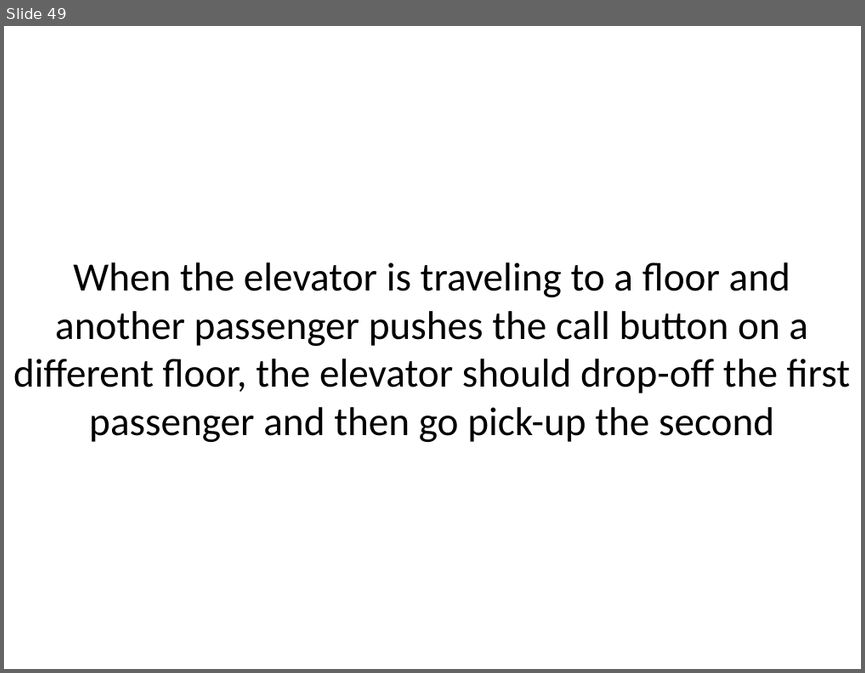
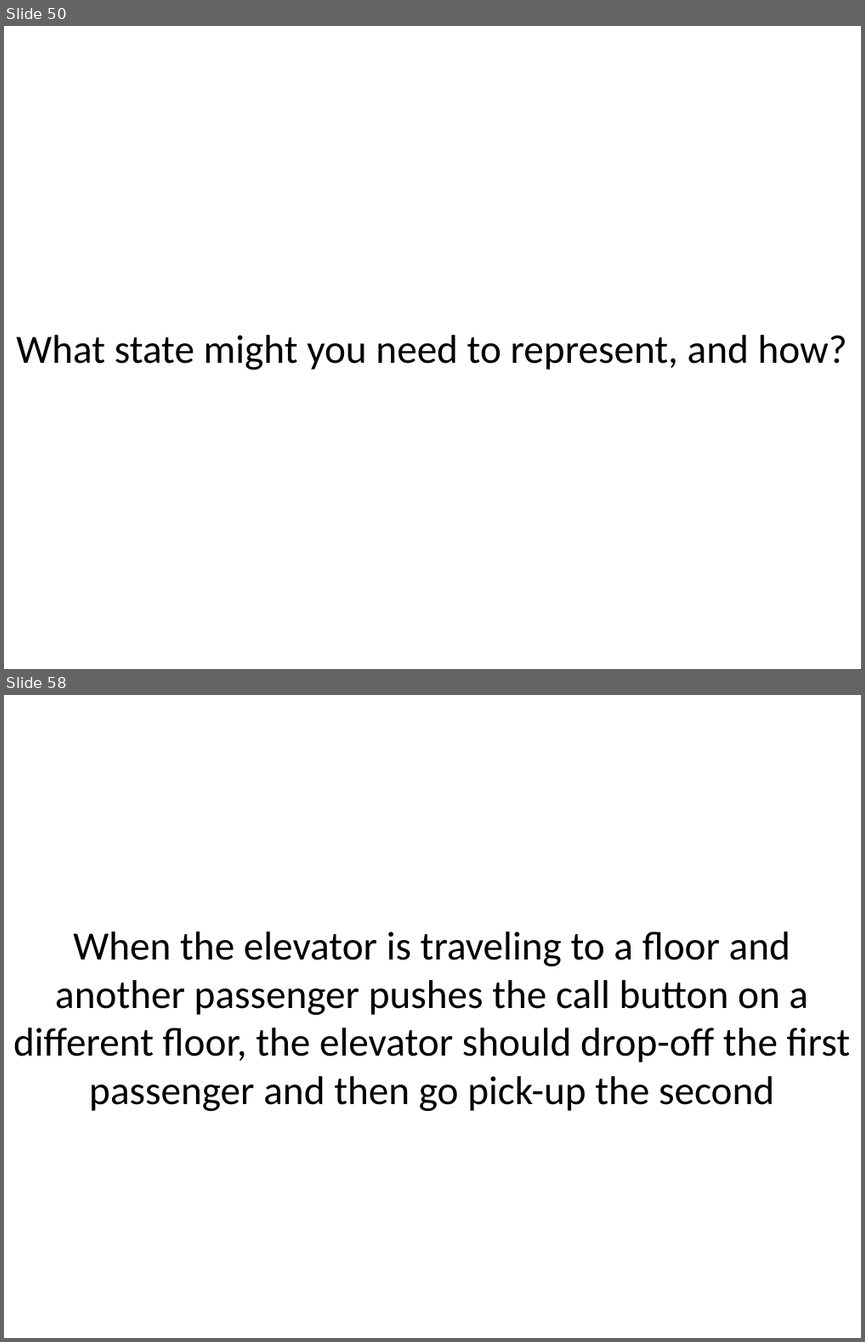
Before and after one commit to sl4mmy/presentations, a slide deck: tao-of-test-driven-development/tao-of-test-driven-development.ppt. Shown one above the other, each under a label of ours: slide 49 before the commit, slides 50 and 58 after it; the slides between them are not shown. The pictures are 865x673 and 865x1342 pixels, drawn with LibreOffice and Linux fonts; fonts in the diff are those of the drawing. Boxes give left, top, right and bottom in pixels: in the first picture for what was removed or moved away, otherwise in the second. Text is boxed around its words. In the diff, an @@ line names an element or a change of style, - is before the commit and + after.

```diff
--- a/tao-of-test-driven-development/tao-of-test-driven-development.ppt
+++ b/tao-of-test-driven-development/tao-of-test-driven-development.ppt
@@ slide 50 added at (4, 26, 861, 669), background #FFFFFF @@
@@ text added at (16, 335, 847, 369), 48 pt, text #000000 @@
+What state might you need to represent, and how?
@@ what was slide 49 is now slide 58 @@
```
Also in this commit, not shown: 8 slides changed, 8 other slides added, 4 other files.
